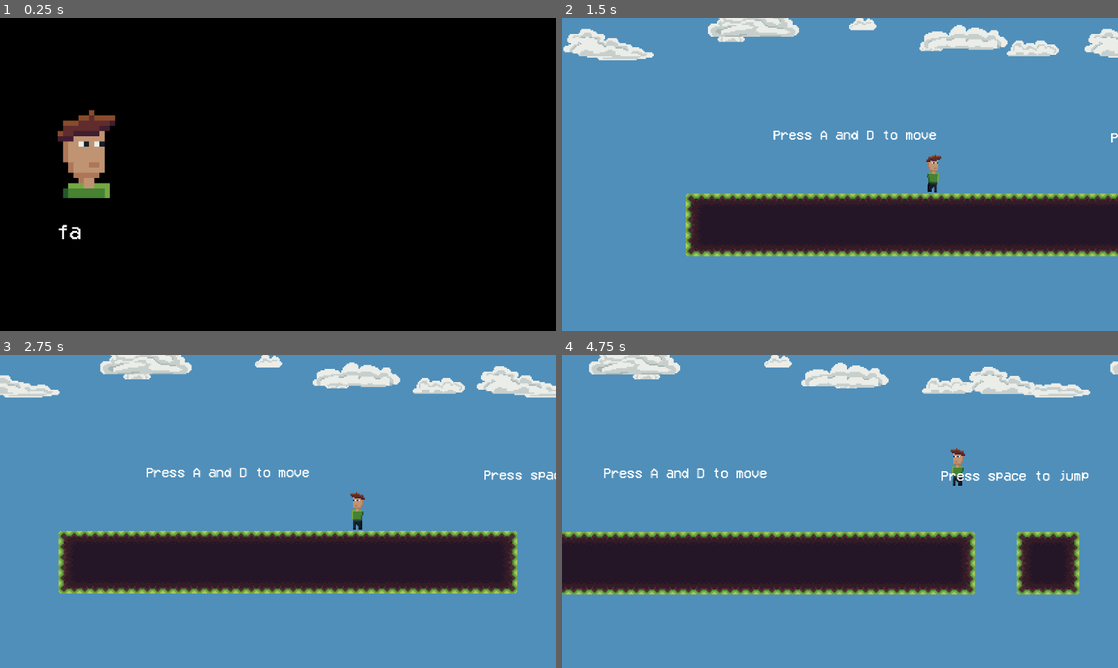
Above: before the commit, frames 1-4 (two rows, left to right).
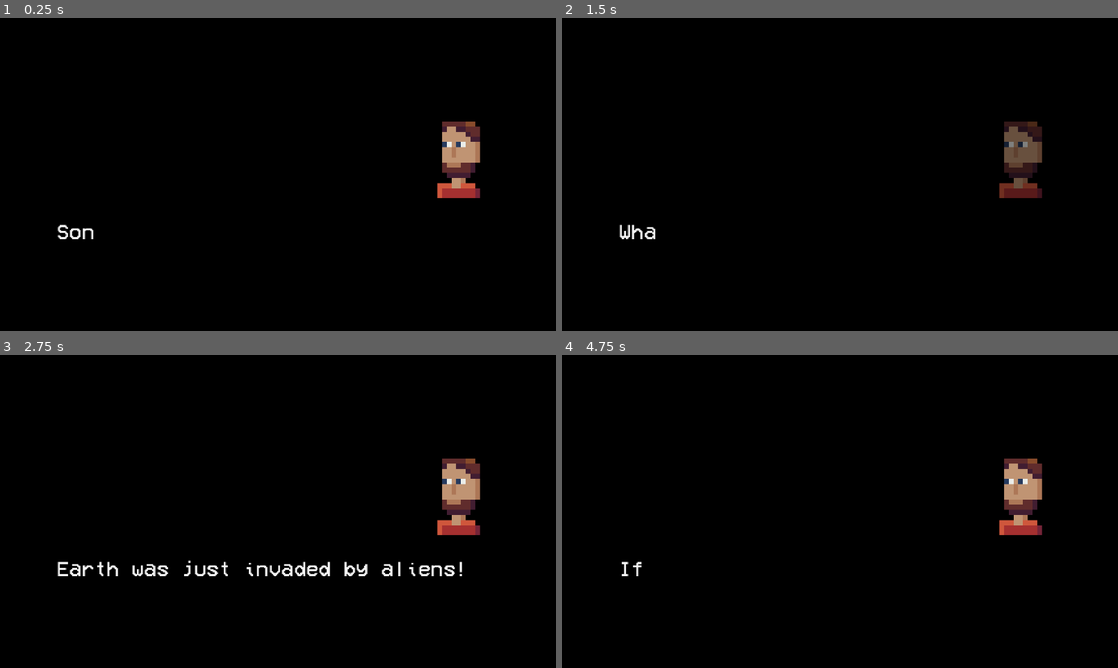
Above: after the commit, the same moments.

Repository: Paprikatto/the-bigger-the-knight
Game: Godot game, scene res://Scenes/level_manager.tscn
Same seed, same stepped clock (60 frames per second), same inputs: the game is played once before the commit and once after it.
Inputs:
- Up to frame 1 (0.25 s): no input
- Up to frame 2 (1.5 s): tap Enter at 0.5 s; hold D (move_right) from 0.53 s (still down); tap Space (jump) at 0.77 s; tap A (move_left) at 1.25 s
- Up to frame 3 (2.75 s): tap Space (jump) at 1.52 s; tap A (move_left) at 2 s; release D (move_right) at 2.03 s; hold A (move_left) from 2.03 s (still down)
- Up to frame 4 (4.75 s): release A (move_left) at 2.78 s; hold D (move_right) 2.78-4.28 s; tap Space (jump) at 3.02, 3.77, 4.52 s; tap A (move_left) at 3.5, 4.25 s; hold A (move_left) from 4.28 s (still down)

The runs differ from the first frame. In frame 1, 3.7% of the frame differs, in the area x 10-87%, y 29-71%; in frame 2, 100%, in the area x 0-100%, y 0-100%; in frame 3, 100%; in frame 4, 100%.

Commit message:
fix dialogue

Diff:
--- a/Scenes/cutscene_talking.tscn
+++ b/Scenes/cutscene_talking.tscn
@@ -135,10 +135,11 @@
 [node name="Camera2D" type="Camera2D" parent="."]
 zoom = Vector2(4.945, 4.945)
 
-[node name="Dialog" parent="." node_paths=PackedStringArray("animation", "label") instance=ExtResource("4_wyaib")]
-letterDelay = 0.1
+[node name="Dialog" parent="." node_paths=PackedStringArray("animation", "label", "dialogTable") instance=ExtResource("4_wyaib")]
 animation = NodePath("../AnimationPlayer")
 label = NodePath("../Window/Panel/Label")
+dialogTable = [NodePath("dialog_line"), NodePath("dialog_line2"), NodePath("dialog_line3"), NodePath("dialog_line4"), NodePath("dialog_line5"), NodePath("dialog_line6"), NodePath("dialog_line7"), NodePath("dialog_line8"), NodePath("dialog_line9"), NodePath("dialog_line10")]
+letterDelay = 0.05
 
 [node name="dialog_line" type="Node2D" parent="Dialog"]
 script = ExtResource("5_7p1co")
--- a/Scenes/levels/level_4.tscn
+++ b/Scenes/levels/level_4.tscn
@@ -52,7 +52,6 @@
 [node name="SlowDownArea" type="Node2D" parent="Path2D/CameraPathFollow2D"]
 position = Vector2(250.037, -60.7418)
 rotation = -0.034822
-scale = Vector2(1, 1)
 script = ExtResource("5_uvxsh")
 start = 480
 stop = 600
Not shown: 1 places in Scenes/level_manager.tscn that only renumber resources
